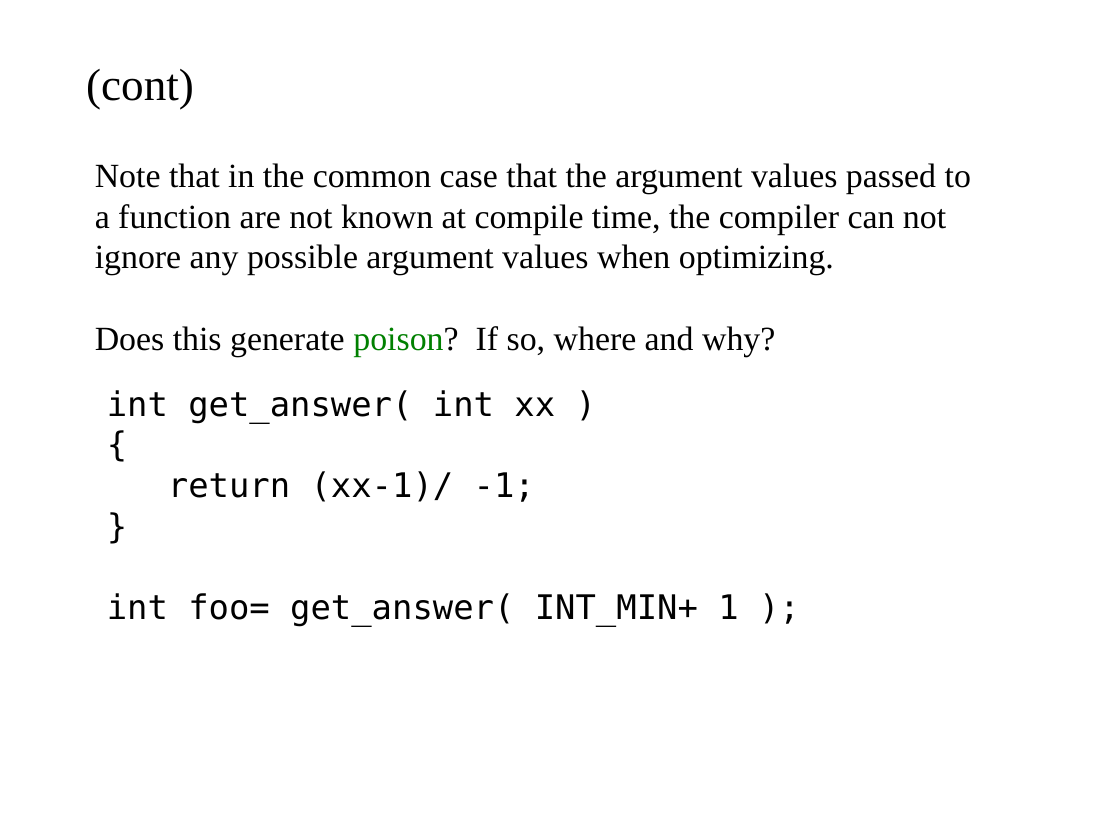
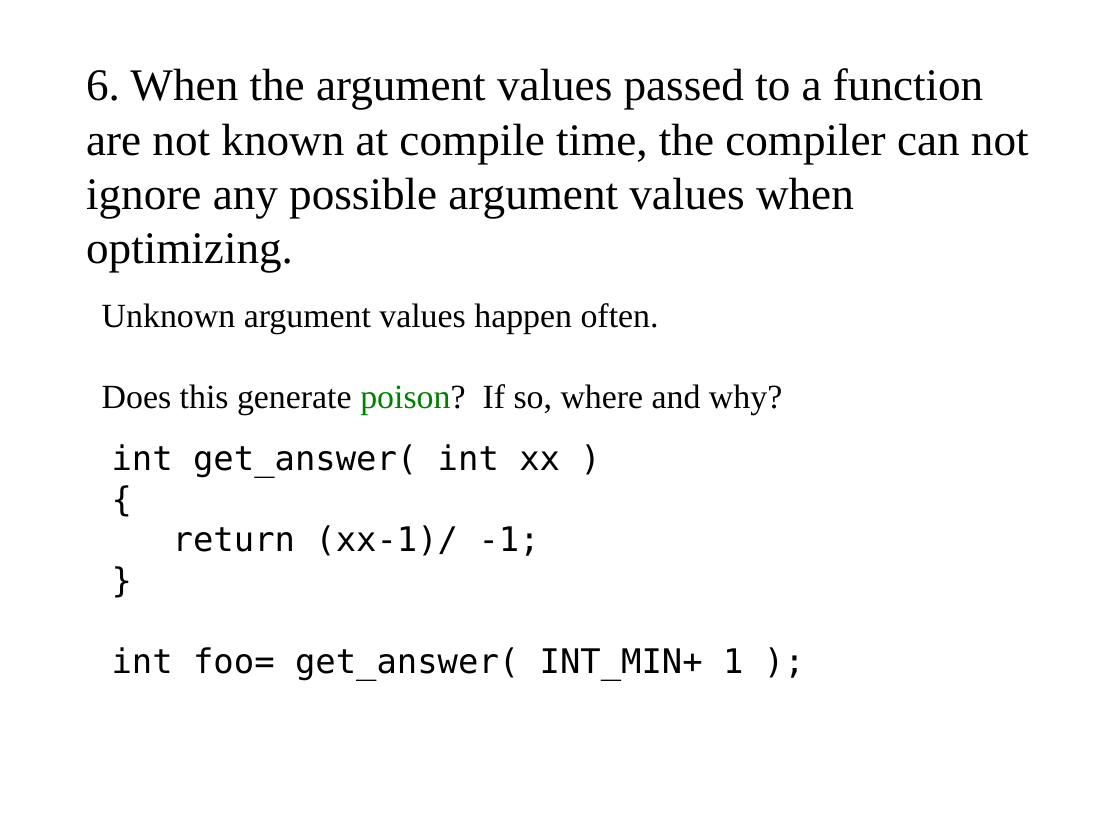
Before and after one commit to cschreiner/lli_undef_fix_admin, a slide deck: slide 6 of doc/poster/2015feb_grad_visit.draft.odp. Drawn at 1120x840 pixels with LibreOffice and Linux fonts; fonts in the diff are those of the drawing. Boxes give left, top, right and bottom in pixels: in the first picture for what was removed or moved away, otherwise in the second. Text is boxed around its words. In the diff, an @@ line names an element or a change of style, - is before the commit and + after.

Commit message:
minor wording improvements

```diff
--- a/doc/poster/2015feb_grad_visit.draft.odp
+++ b/doc/poster/2015feb_grad_visit.draft.odp
@@ text at (86,68,1029,272): text changed; size 24 to 32 pt @@
-Note that in the common case that the argument values passed to
-a function are not known at compile time, the compiler can not
-ignore any possible argument values when optimizing.
-Does this generate poison? If so, where and why?
+6. When the argument values passed to a function are not known at compile time, the compiler can not ignore any possible argument values when optimizing.
@@ text removed at (86,69,194,110) @@
-(cont)
@@ text added at (102,303,782,415), 24 pt, text #000000 @@
+Unknown argument values happen often.
+Does this generate poison? If so, where and why?
@@ text "int get_answer( int xx )": place and size @@
-text "int get_answer( int xx )" at (107,390,738,626)
+text "int get_answer( int xx )" at (112,444,743,680)
```
Also in this commit, not shown: 11 other slides changed.
